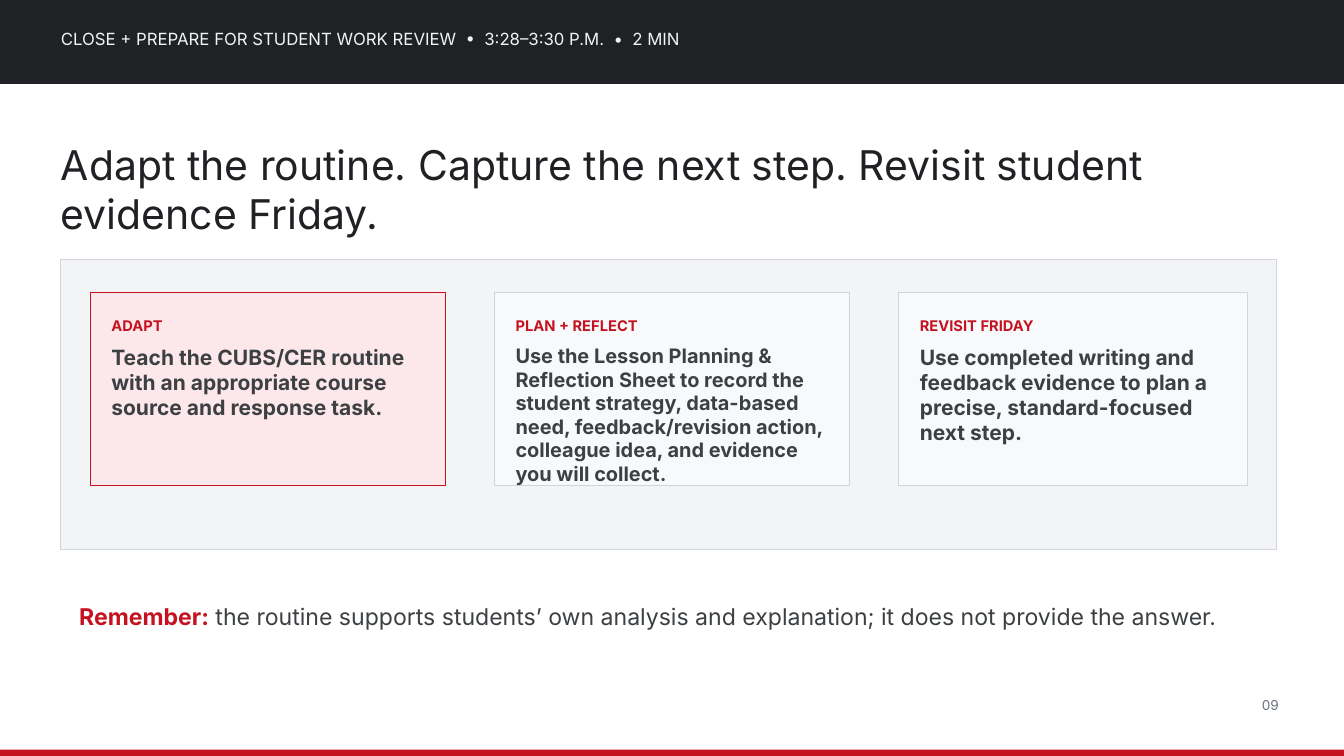
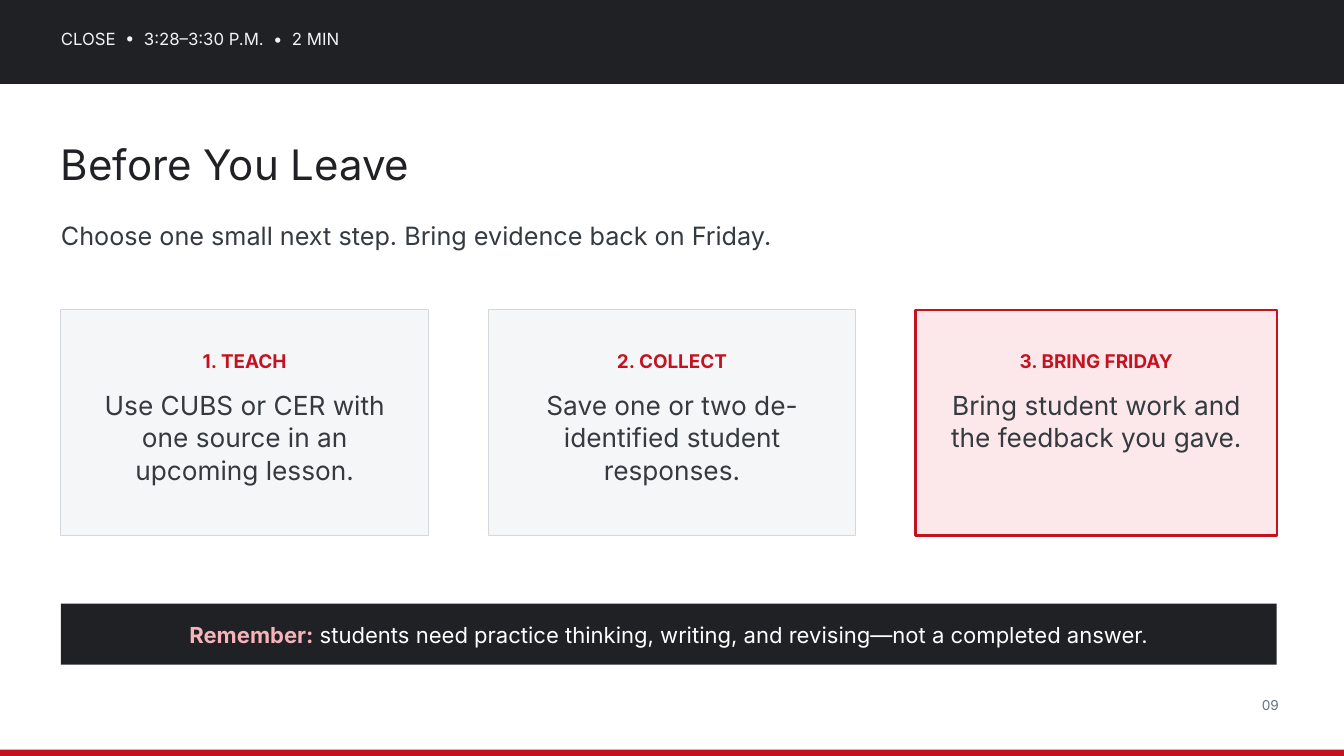
Before and after one commit to nbhs-science/nbhs-science, a slide deck: slide 9 of assets/plc/2026-10-28_Science_Department_PD_Strengthening_Science_Literacy.pptx. Drawn at 1344x756 pixels with LibreOffice and Linux fonts; fonts in the diff are those of the drawing. Boxes give left, top, right and bottom in pixels: in the first picture for what was removed or moved away, otherwise in the second. Text is boxed around its words. In the diff, an @@ line names an element or a change of style, - is before the commit and + after.

Commit message:
Simplify Oct. 28 Science Literacy PD deck
Replace the PD PowerPoint with a teacher-friendly version, correct Claim = pink, Evidence = green, Reasoning = blue, and remove the Biology reference from the cover.

```diff
--- a/assets/plc/2026-10-28_Science_Department_PD_Strengthening_Science_Literacy.pptx
+++ b/assets/plc/2026-10-28_Science_Department_PD_Strengthening_Science_Literacy.pptx
@@ text at (x1=61, y1=32, x2=339, y2=45): text changed @@
-CLOSE + PREPARE FOR STUDENT WORK REVIEW • 3:28–3:30 P.M. • 2 MIN
+CLOSE • 3:28–3:30 P.M. • 2 MIN
@@ text at (x1=61, y1=148, x2=410, y2=181): text changed; size 39 to 40 pt @@
-Adapt the routine. Capture the next step. Revisit student evidence Friday.
+Before You Leave
@@ text added at (x1=61, y1=226, x2=772, y2=250), 24 pt, text #343A40 @@
+Choose one small next step. Bring evidence back on Friday.
@@ rectangle removed at (x1=61, y1=259, x2=1277, y2=549) @@
@@ rectangle resized from (x1=90, y1=293, x2=444, y2=485) to (x1=61, y1=310, x2=429, y2=536) @@
@@ rectangle at (x1=61, y1=310, x2=429, y2=536): fill #FCE8EA to #F5F6F8; outline #C41220 1 pt to #D4D8DE 1 pt @@
@@ rectangle resized from (x1=494, y1=293, x2=849, y2=485) to (x1=488, y1=310, x2=856, y2=536) @@
@@ rectangle at (x1=488, y1=310, x2=856, y2=536): fill #F8F9FA to #F5F6F8; outline #D1D5DB 1 pt to #D4D8DE 1 pt @@
@@ text removed at (x1=516, y1=320, x2=823, y2=486) @@
-PLAN + REFLECT
-Use the Lesson Planning & Reflection Sheet to record the student strategy, data-based need, feedback/revision action, colleague idea, and evidence you will collect.
@@ rectangle resized from (x1=899, y1=293, x2=1247, y2=485) to (x1=915, y1=310, x2=1277, y2=536) @@
@@ rectangle at (x1=915, y1=310, x2=1277, y2=536): fill #F8F9FA to #FCE8EA; outline #D1D5DB 1 pt to #C41220 2 pt @@
@@ text removed at (x1=920, y1=320, x2=1207, y2=445) @@
-REVISIT FRIDAY
-Use completed writing and feedback evidence to plan a precise, standard-focused next step.
@@ text at (x1=105, y1=354, x2=385, y2=486): text changed; size 20 to 25 pt; text colour #3C4043 to #343A40; bold off @@
-ADAPT
-Teach the CUBS/CER routine with an appropriate course source and response task.
+1. TEACH
+Use CUBS or CER with one source in an upcoming lesson.
@@ text added at (x1=546, y1=354, x2=797, y2=486), 25 pt, text #343A40 @@
+2. COLLECT
+Save one or two de-identified student responses.
@@ text added at (x1=951, y1=354, x2=1241, y2=453), 25 pt, text #343A40 @@
+3. BRING FRIDAY
+Bring student work and the feedback you gave.
@@ rectangle added at (x1=61, y1=604, x2=1277, y2=665), fill #202124 @@
@@ text at (x1=189, y1=626, x2=1148, y2=648): text changed; size 22 to 21 pt; text colour #3C4043 to #FFFFFF @@
-Remember: the routine supports students’ own analysis and explanation; it does not provide the answer.
+Remember: students need practice thinking, writing, and revising—not a completed answer.
```
Also in this commit, not shown: 6 other slides changed, 2 slides added, 2 slides removed.
